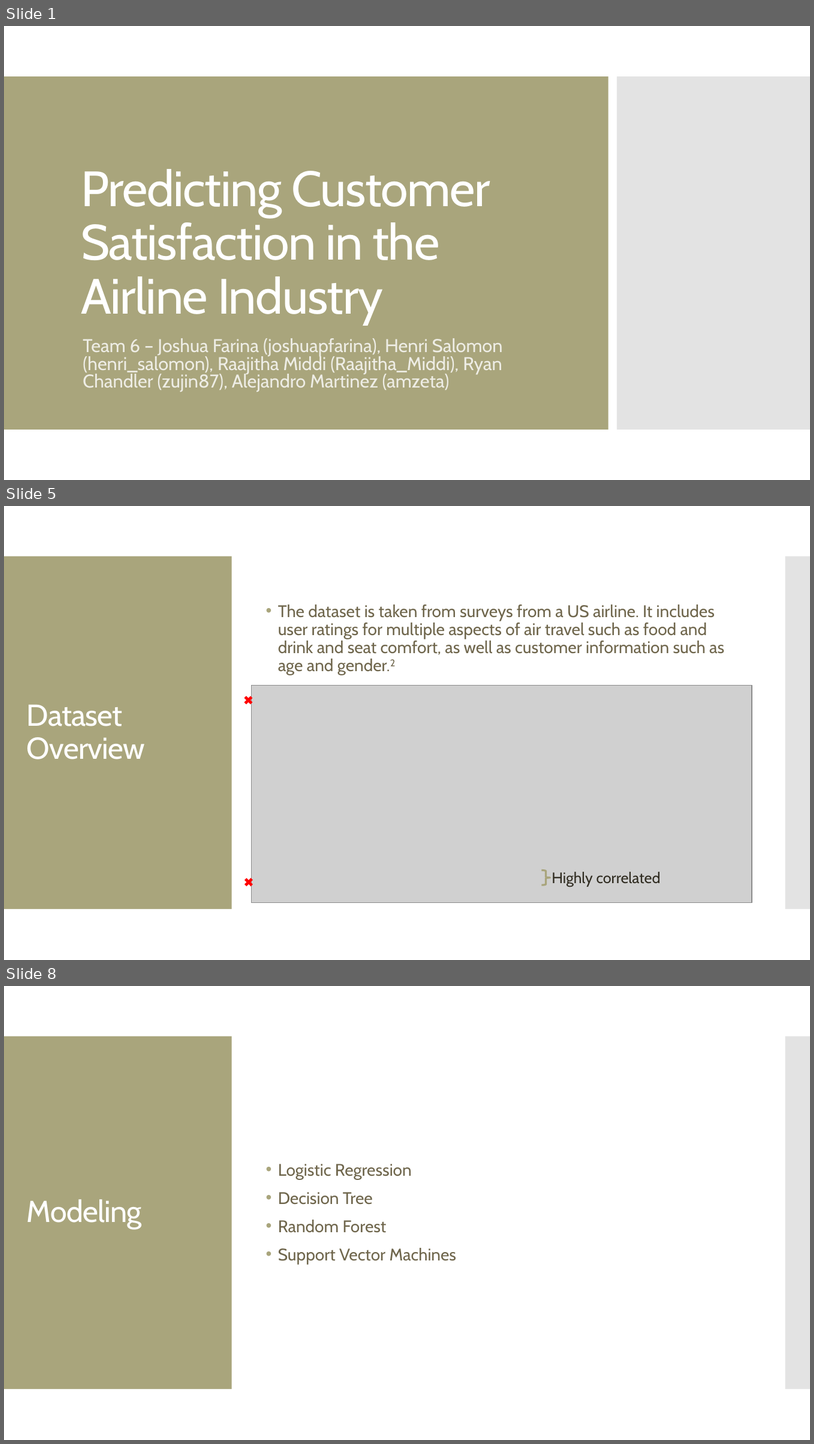
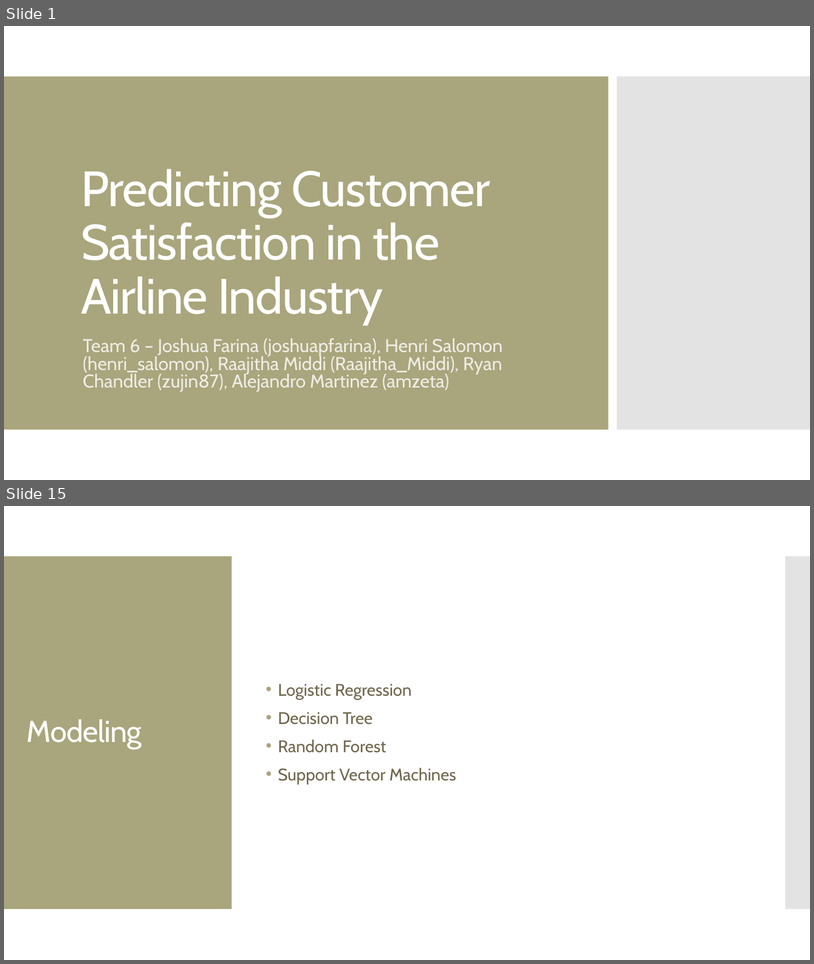
Before and after one commit to MGT-6203-Summer-2023-Edx/Team-6, a slide deck: Final Presentation Slides/Team_6_Final_Slides.pptx. Shown one above the other, each under a label of ours: slides 1, 5 and 8 before the commit, slides 1 and 15 after it; the slides between them are not shown. The pictures are 814x1444 and 814x964 pixels, drawn with LibreOffice and Linux fonts; fonts in the diff are those of the drawing; grey boxes stand for pictures. Boxes give left, top, right and bottom in pixels: in the first picture for what was removed or moved away, otherwise in the second. Text is boxed around its words. In the diff, an @@ line names an element or a change of style, - is before the commit and + after.

```diff
--- a/Final Presentation Slides/Team_6_Final_Slides.pptx
+++ b/Final Presentation Slides/Team_6_Final_Slides.pptx
@@ slide 5 removed at <box>4,506,810,960</box>, background #FFFFFF; not listed: 2 template elements that a slide beside it also shows @@
@@ text removed at <box>278,604,725,675</box> @@
-• The dataset is taken from surveys from a US airline. It includes user ratings for multiple aspects of air travel such as food and drink and seat comfort, as well as customer information such as age and gender.2
@@ picture removed at <box>251,685,752,902</box> @@
@@ cross removed at <box>242,694,254,706</box> @@
@@ title removed at <box>27,705,145,759</box> @@
-Dataset Overview
@@ cross removed at <box>243,876,255,888</box> @@
@@ left brace removed at <box>542,870,550,885</box> @@
@@ text removed at <box>552,871,661,886</box> @@
-Highly correlated
@@ what was slide 8 is now slide 15 @@
```
Also in this commit, not shown: 3 slides changed, 10 slides added, 2 other slides removed.
